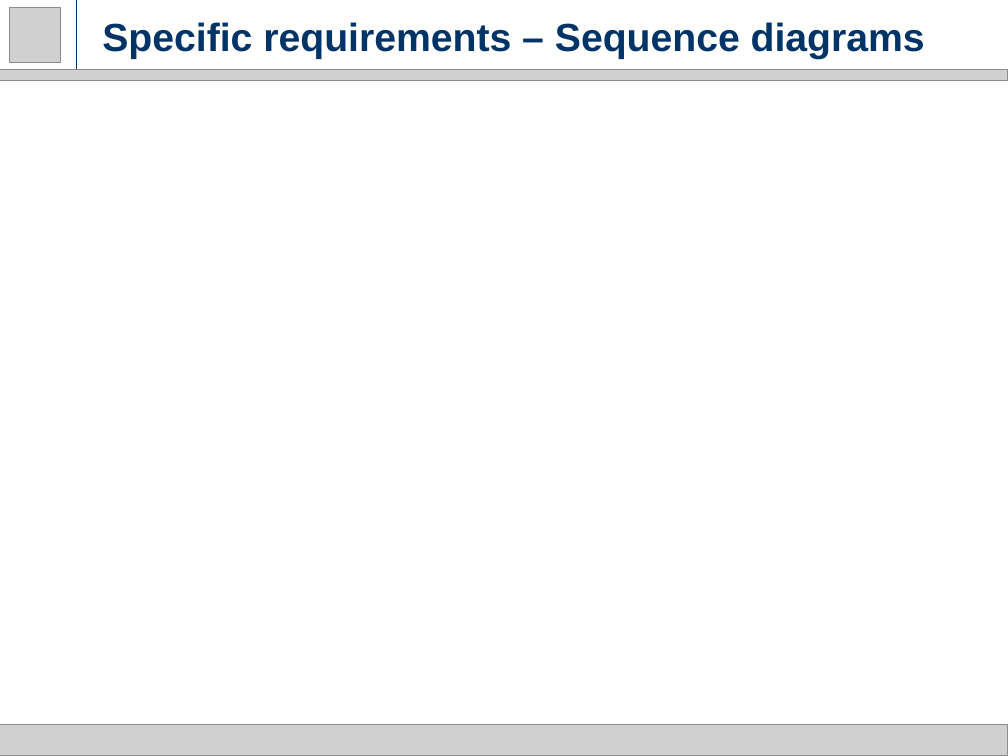
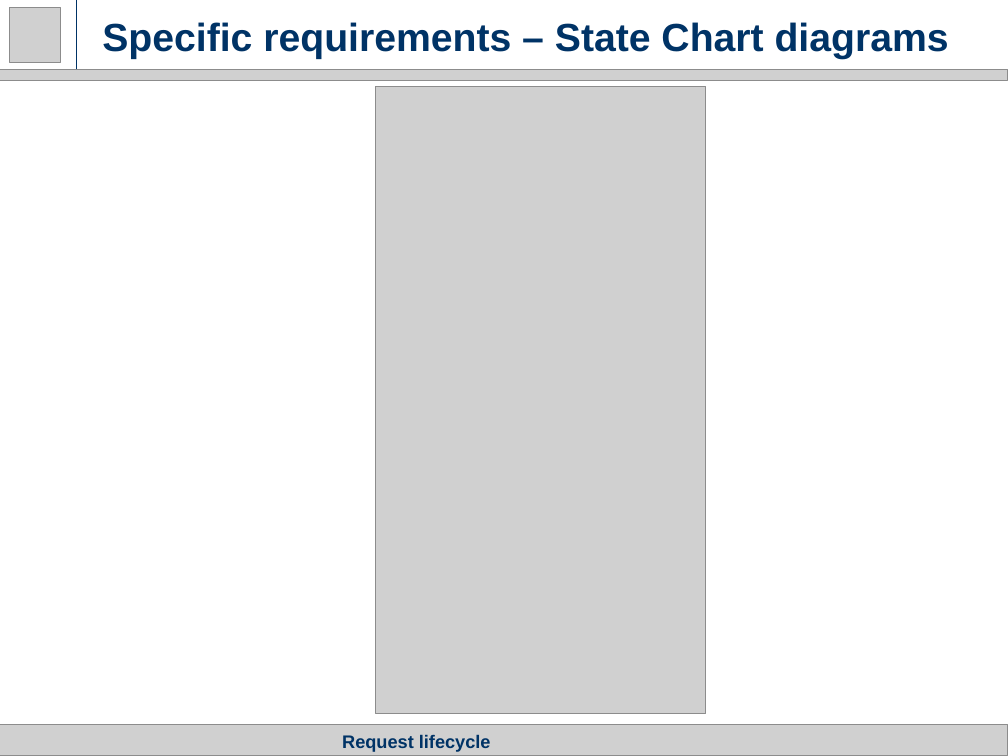
Before and after one commit to milica13629/SW2015, a slide deck: slide 24 of RASD.pptx (slide 26 before the commit). Drawn at 1008x756 pixels with LibreOffice and Linux fonts; fonts in the diff are those of the drawing; grey boxes stand for pictures. Boxes give left, top, right and bottom in pixels: in the first picture for what was removed or moved away, otherwise in the second. Text is boxed around its words. In the diff, an @@ line names an element or a change of style, - is before the commit and + after.

```diff
--- a/RASD.pptx
+++ b/RASD.pptx
@@ title at bbox=[102, 22, 949, 59]: text changed @@
-Specific requirements – Sequence diagrams
+Specific requirements – State Chart diagrams
@@ picture added at bbox=[376, 87, 707, 714] @@
@@ title added at bbox=[342, 734, 491, 752], 13 pt, text #003366, bold @@
+Request lifecycle
```
Also in this commit, not shown: 19 other slides changed, 2 slides added.
